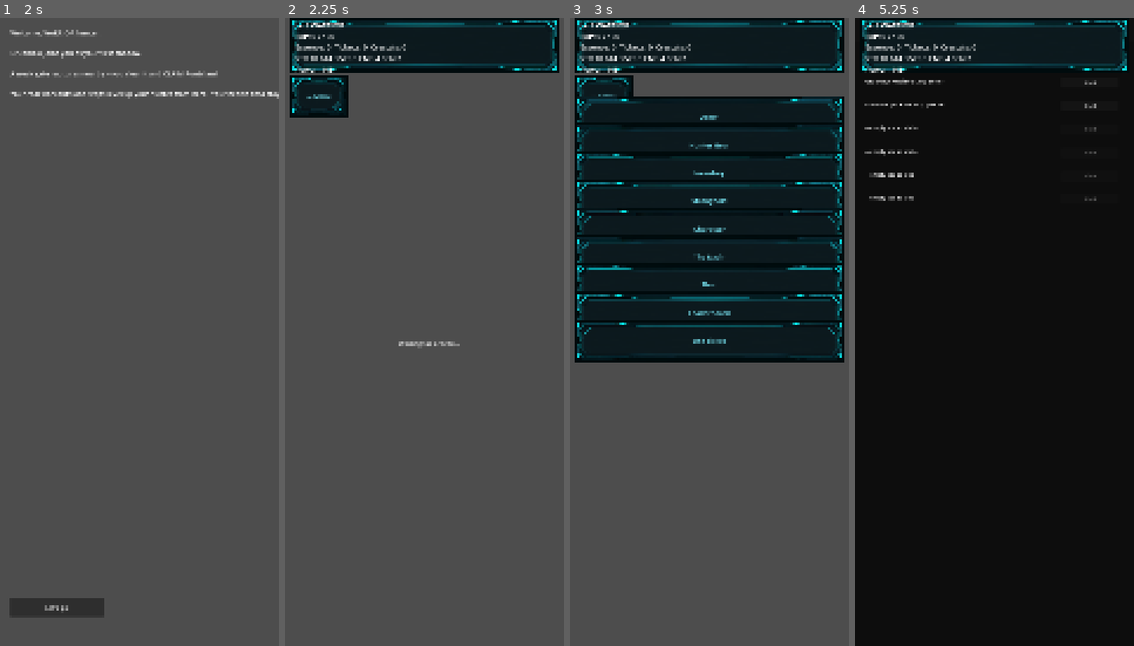
Above: before the commit, frames 1-4 (left to right).
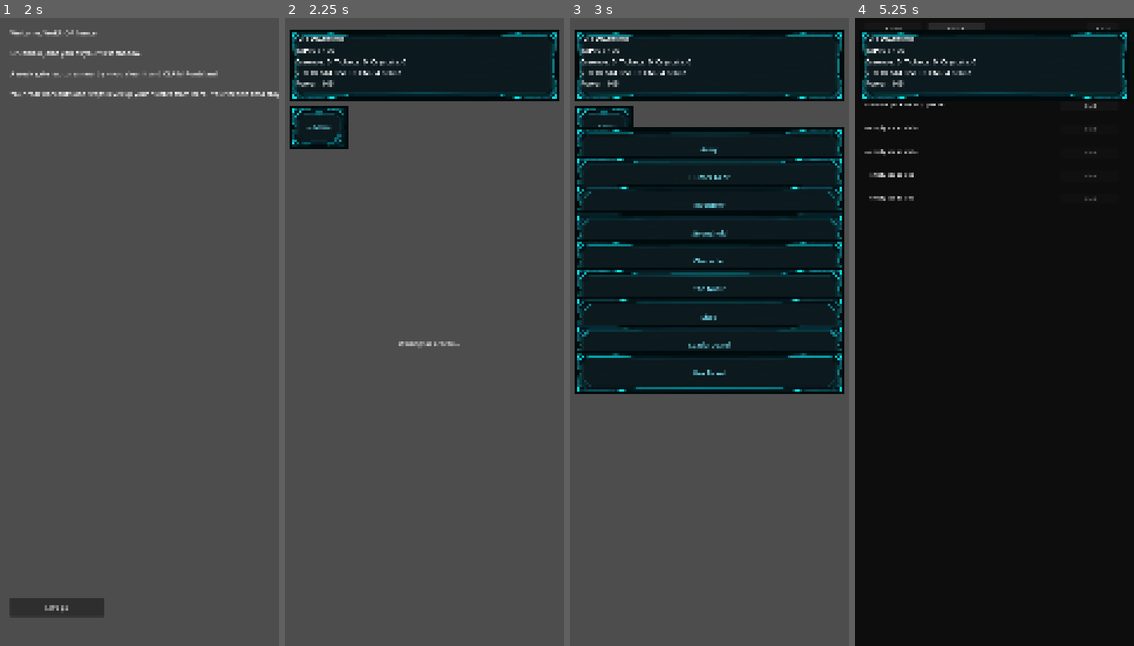
Above: after the commit, the same moments.

Repository: Luke-AI-Developments/HollowHunter
Game: Godot game, scene res://scenes/main.tscn
Same seed, same stepped clock (60 frames per second), same inputs: the game is played once before the commit and once after it.
Inputs (mouse positions are in pixels of both pictures, inside the frame that each line leads up to):
- Up to frame 1 (2 s): tap Enter at 0.5 s; move the mouse to (200, 300) at 0.52 s; hold Shift 0.53-1.25 s; click (200, 300) at 0.67 s; click "Warrior" at 1.25 s
- Up to frame 2 (2.25 s): click "Let's go" at 2 s
- Up to frame 3 (3 s): click "☰ Menu" at 2.75 s
- Up to frame 4 (5.25 s): click "Army" at 3.5 s; click "Roster" at 4.25 s; click "Squad" at 5 s

Frame 1 is identical in both runs. In frame 2, 8.6% of the frame differs, in the area x 1-99%, y 0-21%; in frame 3, 22%, in the area x 1-99%, y 0-60%; in frame 4, 3.6%.

Commit message:
fix: move the home HUD down for the top inset; grow it to fit 5 lines
The stats HUD was flush to y0 (first line clipped by the screen edge) and
only 190px tall for 5 lines of 28pt text, so "Power: N" spilled below the
frame onto the map. HudFrame now starts at y48 (status-bar inset) and is
272px tall; the Label box grows to match, font unchanged. MenuButton, the
9 nav banners, the stronghold Confirm/Cancel buttons and SystemToast all
shift down to stay clear. No code / no MapView change.

Co-Authored-By: Claude Sonnet 5 <noreply@anthropic.com>
Claude-Session: https://claude.ai/code/session_011ZyXxpF6DuowwNkHmsaD2W

Diff:
--- a/scenes/main.tscn
+++ b/scenes/main.tscn
@@ -123,9 +123,9 @@
 [node name="HudFrame" type="NinePatchRect" parent="GameUI"]
 z_index = 1
 offset_left = 20.0
-offset_top = 0.0
+offset_top = 48.0
 offset_right = 1060.0
-offset_bottom = 210.0
+offset_bottom = 320.0
 texture = ExtResource("15")
 patch_margin_left = 64
 patch_margin_top = 64
@@ -135,9 +135,9 @@
 [node name="Label" type="Label" parent="GameUI"]
 z_index = 1
 offset_left = 40.0
-offset_top = 10.0
-offset_right = 1040.0
-offset_bottom = 200.0
+offset_top = 64.0
+offset_right = 1040.0
+offset_bottom = 300.0
 theme_override_font_sizes/font_size = 28
 text = "Waiting for location..."
 autowrap_mode = 3
@@ -150,9 +150,9 @@
 
 [node name="MenuButton" type="Button" parent="GameUI/NavMenu"]
 offset_left = 20.0
-offset_top = 220.0
+offset_top = 340.0
 offset_right = 200.0
-offset_bottom = 290.0
+offset_bottom = 410.0
 theme_override_colors/font_color = Color(0.498, 0.941, 1.0, 1)
 theme_override_colors/font_hover_color = Color(0.498, 0.941, 1.0, 1)
 theme_override_colors/font_pressed_color = Color(0.498, 0.941, 1.0, 1)
@@ -169,9 +169,9 @@
 
 [node name="ArmyBanner" type="Button" parent="GameUI/NavMenu/BannerList"]
 offset_left = 20.0
-offset_top = 300.0
+offset_top = 424.0
 offset_right = 1060.0
-offset_bottom = 396.0
+offset_bottom = 520.0
 theme_override_colors/font_color = Color(0.498, 0.941, 1.0, 1)
 theme_override_colors/font_hover_color = Color(0.498, 0.941, 1.0, 1)
 theme_override_colors/font_pressed_color = Color(0.498, 0.941, 1.0, 1)
@@ -185,9 +185,9 @@
 
 [node name="HunterGearBanner" type="Button" parent="GameUI/NavMenu/BannerList"]
 offset_left = 20.0
-offset_top = 408.0
+offset_top = 532.0
 offset_right = 1060.0
-offset_bottom = 504.0
+offset_bottom = 628.0
 theme_override_colors/font_color = Color(0.498, 0.941, 1.0, 1)
 theme_override_colors/font_hover_color = Color(0.498, 0.941, 1.0, 1)
 theme_override_colors/font_pressed_color = Color(0.498, 0.941, 1.0, 1)
@@ -201,9 +201,9 @@
 
 [node name="InventoryBanner" type="Button" parent="GameUI/NavMenu/BannerList"]
 offset_left = 20.0
-offset_top = 516.0
+offset_top = 640.0
 offset_right = 1060.0
-offset_bottom = 612.0
+offset_bottom = 736.0
 theme_override_colors/font_color = Color(0.498, 0.941, 1.0, 1)
 theme_override_colors/font_hover_color = Color(0.498, 0.941, 1.0, 1)
 theme_override_colors/font_pressed_color = Color(0.498, 0.941, 1.0, 1)
@@ -217,9 +217,9 @@
 
 [node name="StrongholdBanner" type="Button" parent="GameUI/NavMenu/BannerList"]
 offset_left = 20.0
-offset_top = 624.0
+offset_top = 748.0
 offset_right = 1060.0
-offset_bottom = 720.0
+offset_bottom = 844.0
 theme_override_colors/font_color = Color(0.498, 0.941, 1.0, 1)
 theme_override_colors/font_hover_color = Color(0.498, 0.941, 1.0, 1)
 theme_override_colors/font_pressed_color = Color(0.498, 0.941, 1.0, 1)
@@ -233,9 +233,9 @@
 
 [node name="CharacterBanner" type="Button" parent="GameUI/NavMenu/BannerList"]
 offset_left = 20.0
-offset_top = 732.0
+offset_top = 856.0
 offset_right = 1060.0
-offset_bottom = 828.0
+offset_bottom = 952.0
 theme_override_colors/font_color = Color(0.498, 0.941, 1.0, 1)
 theme_override_colors/font_hover_color = Color(0.498, 0.941, 1.0, 1)
 theme_override_colors/font_pressed_color = Color(0.498, 0.941, 1.0, 1)
@@ -249,9 +249,9 @@
 
 [node name="NadirBanner" type="Button" parent="GameUI/NavMenu/BannerList"]
 offset_left = 20.0
-offset_top = 840.0
+offset_top = 964.0
 offset_right = 1060.0
-offset_bottom = 936.0
+offset_bottom = 1060.0
 theme_override_colors/font_color = Color(0.498, 0.941, 1.0, 1)
 theme_override_colors/font_hover_color = Color(0.498, 0.941, 1.0, 1)
 theme_override_colors/font_pressed_color = Color(0.498, 0.941, 1.0, 1)
@@ -265,9 +265,9 @@
 
 [node name="ShopBanner" type="Button" parent="GameUI/NavMenu/BannerList"]
 offset_left = 20.0
-offset_top = 948.0
+offset_top = 1072.0
 offset_right = 1060.0
-offset_bottom = 1044.0
+offset_bottom = 1168.0
 theme_override_colors/font_color = Color(0.498, 0.941, 1.0, 1)
 theme_override_colors/font_hover_color = Color(0.498, 0.941, 1.0, 1)
 theme_override_colors/font_pressed_color = Color(0.498, 0.941, 1.0, 1)
@@ -281,9 +281,9 @@
 
 [node name="LeaderboardBanner" type="Button" parent="GameUI/NavMenu/BannerList"]
 offset_left = 20.0
-offset_top = 1056.0
+offset_top = 1180.0
 offset_right = 1060.0
-offset_bottom = 1152.0
+offset_bottom = 1276.0
 theme_override_colors/font_color = Color(0.498, 0.941, 1.0, 1)
 theme_override_colors/font_hover_color = Color(0.498, 0.941, 1.0, 1)
 theme_override_colors/font_pressed_color = Color(0.498, 0.941, 1.0, 1)
@@ -297,9 +297,9 @@
 
 [node name="UseTicketBanner" type="Button" parent="GameUI/NavMenu/BannerList"]
 offset_left = 20.0
-offset_top = 1164.0
+offset_top = 1288.0
 offset_right = 1060.0
-offset_bottom = 1260.0
+offset_bottom = 1384.0
 theme_override_colors/font_color = Color(0.498, 0.941, 1.0, 1)
 theme_override_colors/font_hover_color = Color(0.498, 0.941, 1.0, 1)
 theme_override_colors/font_pressed_color = Color(0.498, 0.941, 1.0, 1)
@@ -346,18 +346,18 @@
 [node name="ConfirmStrongholdButton" type="Button" parent="GameUI"]
 visible = false
 offset_left = 40.0
-offset_top = 210.0
+offset_top = 340.0
 offset_right = 340.0
-offset_bottom = 270.0
+offset_bottom = 410.0
 theme_override_font_sizes/font_size = 20
 text = "Confirm Location"
 
 [node name="CancelStrongholdButton" type="Button" parent="GameUI"]
 visible = false
 offset_left = 360.0
-offset_top = 210.0
+offset_top = 340.0
 offset_right = 560.0
-offset_bottom = 270.0
+offset_bottom = 410.0
 theme_override_font_sizes/font_size = 20
 text = "Cancel"
 
@@ -1572,9 +1572,9 @@
 z_index = 1
 mouse_filter = 2
 offset_left = 660.0
-offset_top = 210.0
-offset_right = 1040.0
-offset_bottom = 370.0
+offset_top = 340.0
+offset_right = 1040.0
+offset_bottom = 500.0
 script = ExtResource("13")
 
 [node name="Frame" type="NinePatchRect" parent="GameUI/SystemToast"]
Not shown, added: docs/superpowers/specs/2026-08-28-home-hud-top-inset-design.md
